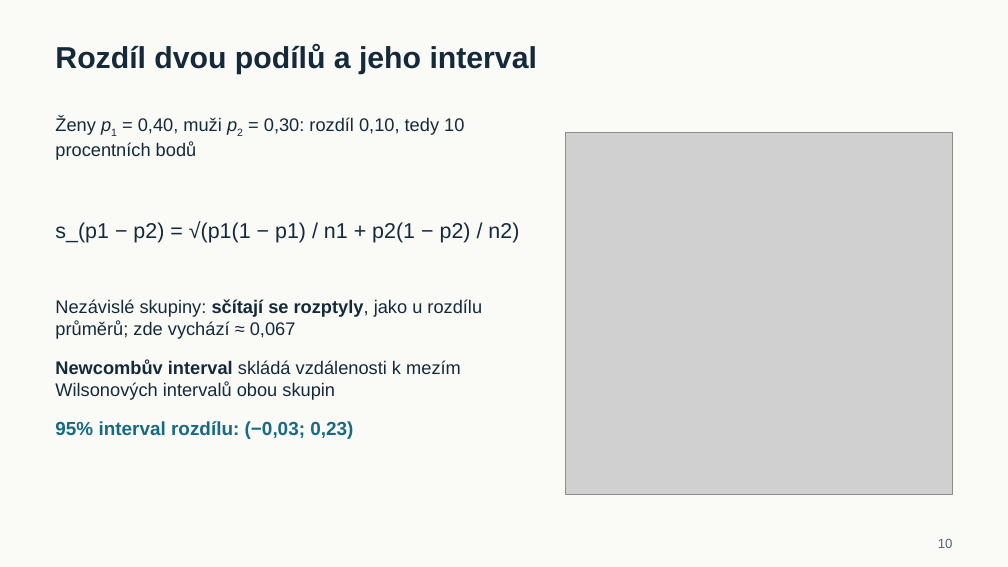
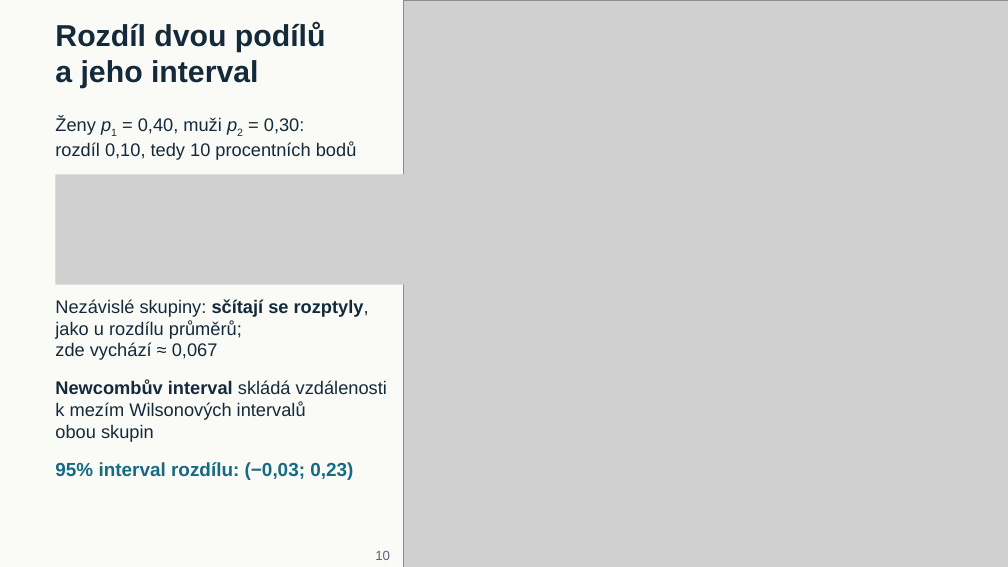
Before and after one commit to reckak/statistics-for-psychology, a slide deck: slide 10 of presentations/kapitola_09/kapitola_09_podily_a_kategorialni_data.pptx. Drawn at 1008x567 pixels with LibreOffice and Linux fonts; fonts in the diff are those of the drawing; grey boxes stand for pictures. Boxes give left, top, right and bottom in pixels: in the first picture for what was removed or moved away, otherwise in the second. Text is boxed around its words. In the diff, an @@ line names an element or a change of style, - is before the commit and + after.

```diff
--- a/presentations/kapitola_09/kapitola_09_podily_a_kategorialni_data.pptx
+++ b/presentations/kapitola_09/kapitola_09_podily_a_kategorialni_data.pptx
@@ text "Rozdíl dvou podílů a jeho ..." rewrapped from [55,44,537,74] to [55,22,326,88] @@
@@ picture: place and size @@
-picture at [565,132,952,495]
+picture at [403,0,1008,567]
@@ text "Ženy p1 = 0,40, muži ..." rewrapped from [55,117,464,160] to [55,117,357,160] @@
@@ picture added at [56,175,535,285] @@
@@ text removed at [55,221,519,243] @@
-s_(p1 − p2) = √(p1(1 − p1) / n1 + p2(1 − p2) / n2)
@@ text "Nezávislé skupiny: sčítají se rozptyly, ..." rewrapped from [55,299,482,339] to [55,299,369,360] @@
@@ text "Newcombův interval skládá vzdálenosti k ..." rewrapped from [55,360,461,400] to [55,380,387,442] @@
@@ text "95% interval rozdílu: (−0,03; 0,23)": place and size @@
-text "95% interval rozdílu: (−0,03; 0,23)" at [55,421,353,439]
+text "95% interval rozdílu: (−0,03; 0,23)" at [55,462,353,480]
@@ text "10": place and size @@
-text "10" at [938,539,953,548]
+text "10" at [375,551,390,560]
```
Also in this commit, not shown: 10 other slides changed, 8 other files.
